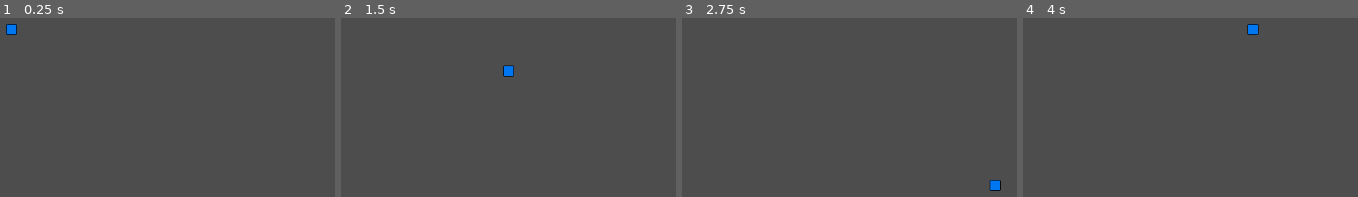
Above: before the commit, frames 1-4 (left to right).
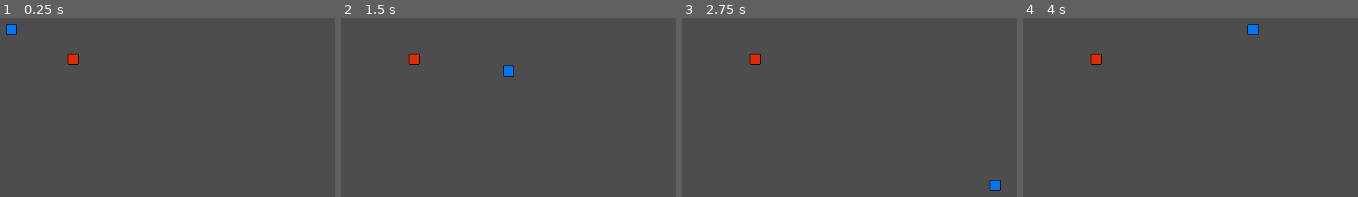
Above: after the commit, the same moments.

Repository: drakegibster/MedievalStrategy
Game: Godot game, scene res://Nodes/game.tscn
Two runs of this game, one before a commit and one after it. Both use one fixed random seed, a clock stepped at 60 frames per second and the inputs below.
Inputs:
- Up to frame 1 (0.25 s): no input
- Up to frame 2 (1.5 s): tap Enter at 0.5 s; hold D (right) 0.53-1.28 s; hold S (down) from 1.28 s (still down)
- Up to frame 3 (2.75 s): release S (down) at 2.03 s; hold D (right) from 2.03 s (still down)
- Up to frame 4 (4 s): tap Space at 2.75 s; release D (right) at 2.78 s; hold W (up) 2.78-3.53 s; hold A (left) from 3.53 s (still down)

The runs differ from the first frame. In frame 1, 0.2% of the frame differs, in the area x 20-24%, y 20-27%; in frame 2, 0.2%; in frame 3, 0.2%; in frame 4, 0.2%.

Commit message:
Added enemy to main

Diff:
--- a/Nodes/game.tscn
+++ b/Nodes/game.tscn
@@ -1,7 +1,8 @@
-[gd_scene load_steps=5 format=3 uid="uid://cqhxc5x4xbvlu"]
+[gd_scene load_steps=6 format=3 uid="uid://cqhxc5x4xbvlu"]
 
 [ext_resource type="Texture2D" uid="uid://dl3lrmfuyjmi4" path="res://Assets/Tilesheet/RTS_medieval@2.png" id="1_bfc22"]
 [ext_resource type="PackedScene" uid="uid://syu6225tkxp1" path="res://Nodes/player.tscn" id="2_s24rg"]
+[ext_resource type="PackedScene" uid="uid://banibmqxa0w73" path="res://Nodes/enemy.tscn" id="3_1sokt"]
 
 [sub_resource type="TileSetAtlasSource" id="TileSetAtlasSource_bfc22"]
 texture = ExtResource("1_bfc22")
@@ -532,3 +533,6 @@
 [node name="PlayerCam" type="Camera2D" parent="."]
 
 [node name="Player" parent="." instance=ExtResource("2_s24rg")]
+
+[node name="Enemy" parent="." instance=ExtResource("3_1sokt")]
+position = Vector2(89, 43)
